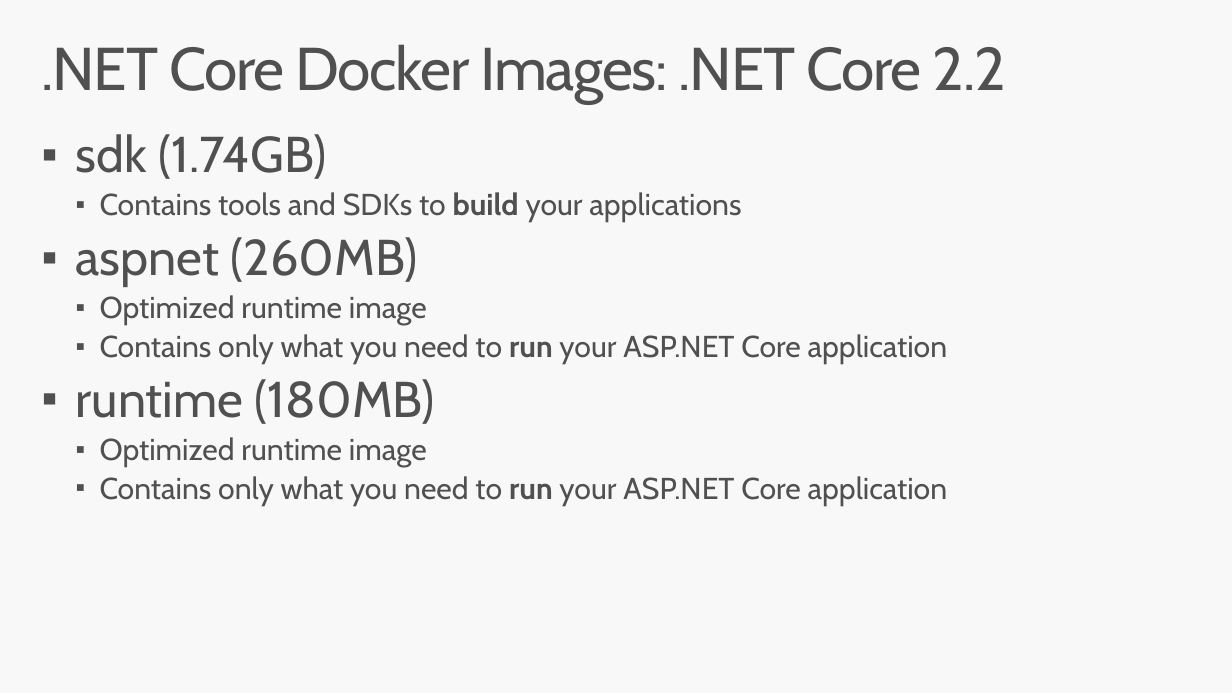
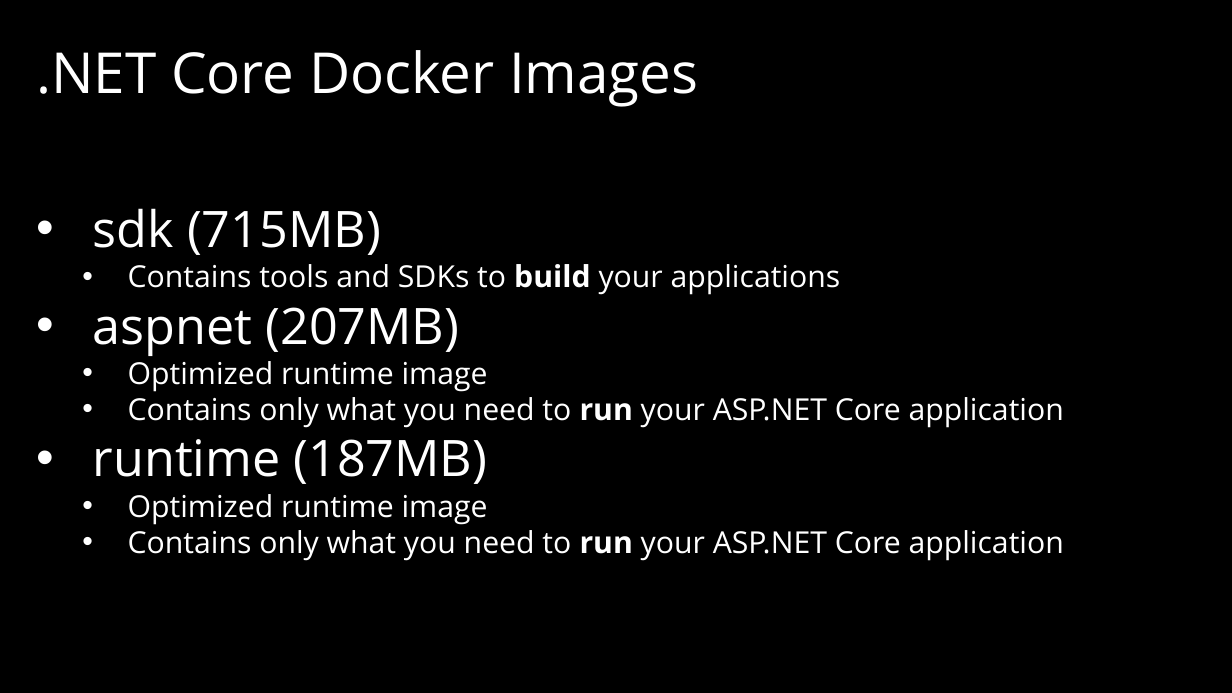
Before and after one commit to dotnet-presentations/dotnetcore-workshop, a slide deck: slide 12 of 5. Containers/netcore-containers.pptx. Drawn at 1232x693 pixels with LibreOffice and Linux fonts; fonts in the diff are those of the drawing. Boxes give left, top, right and bottom in pixels: in the first picture for what was removed or moved away, otherwise in the second. Text is boxed around its words. In the diff, an @@ line names an element or a change of style, - is before the commit and + after.

```diff
--- a/5. Containers/netcore-containers.pptx
+++ b/5. Containers/netcore-containers.pptx
@@ background #F8F8F8 to #000000 @@
@@ title ".NET Core Docker Images" at (36,50,698,107): vertical alignment top to middle @@
@@ title at (36,50,698,107): text changed; size 48 to 44.9 pt; font Cabin to Open Sans; text colour #505050 to #FFFFFF @@
-.NET Core Docker Images: .NET Core 2.2
+.NET Core Docker Images
@@ text "sdk (715MB)" at (93,208,1064,561): vertical alignment top to middle @@
@@ text at (93,208,381,255): text changed; font Cabin to Open Sans; text colour #505050 to #FFFFFF @@
-▪ sdk (1.74GB)
+• sdk (715MB)
@@ text at (76,237,417,286): text changed; font Cabin to Open Sans; text colour #505050 to #FFFFFF @@
-▪ aspnet (260MB)
+• aspnet (207MB)
@@ text at (128,264,1064,561): font Cabin to Open Sans, text colour #505050 to #FFFFFF in "Contains tools and SDKs to build your ...", "Optimized runtime image", "Contains only what you need to run ...", "Optimized runtime image" and 1 more places; bullet ▪ to •; line spacing 0.9 to 1; less space between paragraphs @@
@@ text at (76,379,435,424): text changed; font Cabin to Open Sans; text colour #505050 to #FFFFFF @@
-▪ runtime (180MB)
+• runtime (187MB)
```
Also in this commit, not shown: 13 other slides changed, 1 slide added, 2 slides removed, 10 other files.
